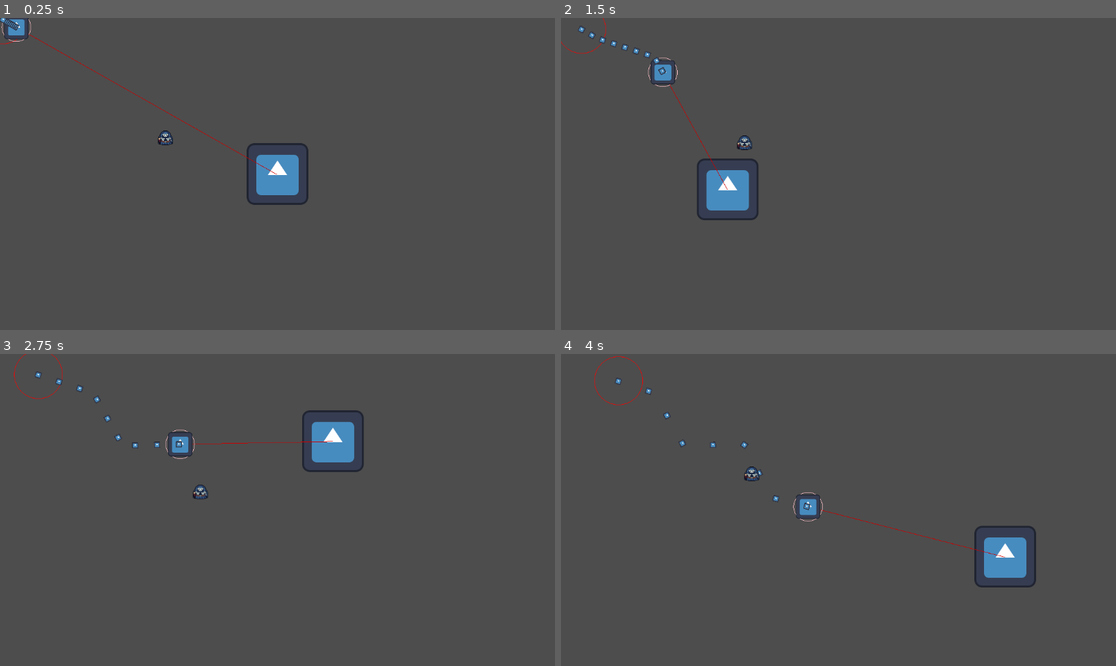
Above: before the commit, frames 1-4 (two rows, left to right).
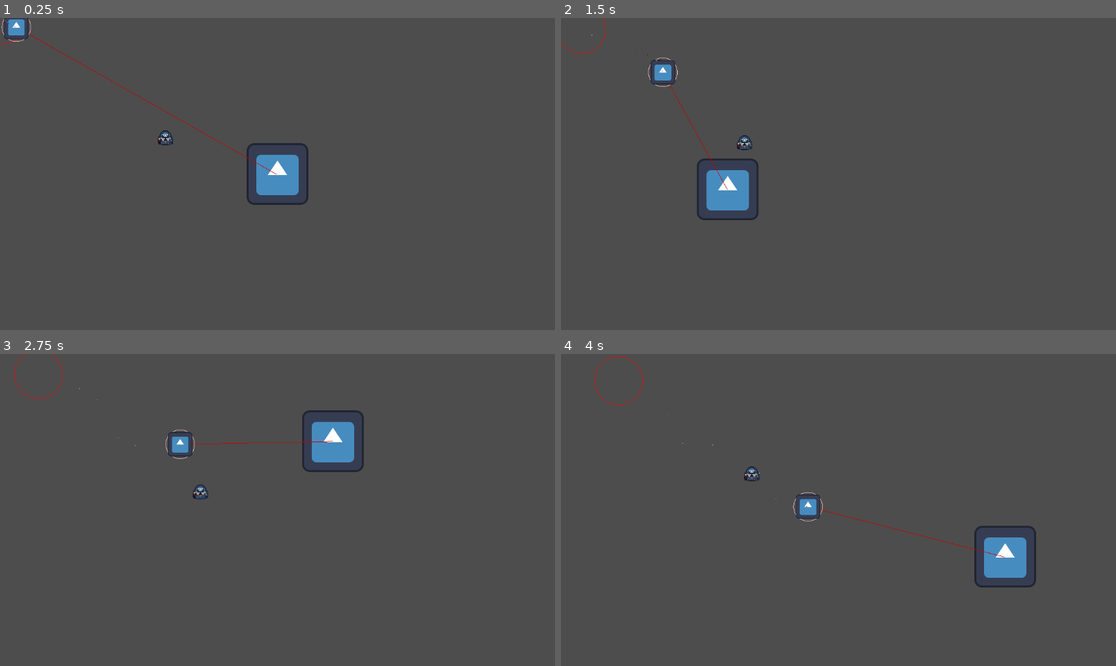
Above: after the commit, the same moments.

Repository: iris-nkhn/Mini-Jam-208
Game: Godot game, scene res://scenes/root.tscn
The game is run twice, just before and just after one commit, with the same random seed, the same clock (stepped at 60 frames per second) and the same inputs. The engine's default icon, where the game draws it, is replaced by a stand-in: a white triangle on a blue panel in a dark square.
Inputs (mouse positions are in pixels of both pictures, inside the frame that each line leads up to):
- Up to frame 1 (0.25 s): no input
- Up to frame 2 (1.5 s): move the mouse to (960, 158) at 0.52 s; hold D (Right) 0.53-1.28 s; move the mouse to (727, 189) at 1.27 s; hold S (Down) from 1.28 s (still down)
- Up to frame 3 (2.75 s): move the mouse to (333, 441) at 2.02 s; release S (Down) at 2.03 s; hold D (Right) from 2.03 s (still down)
- Up to frame 4 (4 s): move the mouse to (810, 572) at 2.77 s; release D (Right) at 2.78 s; hold W (Up) 2.78-3.53 s; move the mouse to (1005, 556) at 3.52 s; hold A (Left) from 3.53 s (still down)

The runs differ from the first frame. In frame 1, less than 0.1% of the frame differs, in the area x 0-4%, y 0-5%; in frame 2, 0.1%, in the area x 3-19%, y 2-19%; in frame 3, 0.1%; in frame 4, 0.1%.

Commit message:
Cambio de spritesheets, añadido AnimationPlayer con su AnimationTree

Diff:
--- a/scenes/follower/follower_1.tscn
+++ b/scenes/follower/follower_1.tscn
@@ -1,7 +1,346 @@
 [gd_scene format=3 uid="uid://c3a7ai6m6vb70"]
 
+[ext_resource type="Texture2D" uid="uid://d0rurjs1si8ow" path="res://assets/characters/skelly_spritesheet.png" id="1_b5sj2"]
 [ext_resource type="Script" uid="uid://bmulpyo3hugri" path="res://scenes/follower/area_2d.gd" id="2_b5sj2"]
-[ext_resource type="Texture2D" uid="uid://bfkdovg11bbud" path="res://icon.svg" id="3_bhxwe"]
+
+[sub_resource type="Animation" id="Animation_bhxwe"]
+length = 0.001
+tracks/0/type = "value"
+tracks/0/imported = false
+tracks/0/enabled = true
+tracks/0/path = NodePath(".:frame")
+tracks/0/interp = 1
+tracks/0/loop_wrap = true
+tracks/0/keys = {
+"times": PackedFloat32Array(0),
+"transitions": PackedFloat32Array(1),
+"update": 1,
+"values": [4]
+}
+
+[sub_resource type="Animation" id="Animation_846ri"]
+resource_name = "attack_down"
+length = 0.5
+loop_mode = 1
+step = 0.125
+tracks/0/type = "value"
+tracks/0/imported = false
+tracks/0/enabled = true
+tracks/0/path = NodePath(".:frame")
+tracks/0/interp = 1
+tracks/0/loop_wrap = true
+tracks/0/keys = {
+"times": PackedFloat32Array(0, 0.125, 0.25, 0.375),
+"transitions": PackedFloat32Array(1, 1, 1, 1),
+"update": 1,
+"values": [8, 9, 10, 11]
+}
+
+[sub_resource type="Animation" id="Animation_r7tts"]
+resource_name = "attack_left"
+length = 0.5
+loop_mode = 1
+step = 0.125
+tracks/0/type = "value"
+tracks/0/imported = false
+tracks/0/enabled = true
+tracks/0/path = NodePath(".:frame")
+tracks/0/interp = 1
+tracks/0/loop_wrap = true
+tracks/0/keys = {
+"times": PackedFloat32Array(0, 0.125, 0.25, 0.375),
+"transitions": PackedFloat32Array(1, 1, 1, 1),
+"update": 1,
+"values": [44, 45, 46, 47]
+}
+
+[sub_resource type="Animation" id="Animation_w0ujl"]
+resource_name = "attack_right"
+length = 0.5
+loop_mode = 1
+step = 0.125
+tracks/0/type = "value"
+tracks/0/imported = false
+tracks/0/enabled = true
+tracks/0/path = NodePath(".:frame")
+tracks/0/interp = 1
+tracks/0/loop_wrap = true
+tracks/0/keys = {
+"times": PackedFloat32Array(0, 0.125, 0.25, 0.375),
+"transitions": PackedFloat32Array(1, 1, 1, 1),
+"update": 1,
+"values": [32, 33, 34, 35]
+}
+
+[sub_resource type="Animation" id="Animation_kingy"]
+resource_name = "attack_up"
+length = 0.5
+loop_mode = 1
+step = 0.125
+tracks/0/type = "value"
+tracks/0/imported = false
+tracks/0/enabled = true
+tracks/0/path = NodePath(".:frame")
+tracks/0/interp = 1
+tracks/0/loop_wrap = true
+tracks/0/keys = {
+"times": PackedFloat32Array(0, 0.125, 0.25, 0.375),
+"transitions": PackedFloat32Array(1, 1, 1, 1),
+"update": 1,
+"values": [20, 21, 22, 23]
+}
+
+[sub_resource type="Animation" id="Animation_1g2dq"]
+resource_name = "idle_down"
+length = 0.5
+loop_mode = 1
+step = 0.125
+tracks/0/type = "value"
+tracks/0/imported = false
+tracks/0/enabled = true
+tracks/0/path = NodePath(".:frame")
+tracks/0/interp = 1
+tracks/0/loop_wrap = true
+tracks/0/keys = {
+"times": PackedFloat32Array(0, 0.125, 0.25, 0.375),
+"transitions": PackedFloat32Array(1, 1, 1, 1),
+"update": 1,
+"values": [0, 1, 2, 3]
+}
+
+[sub_resource type="Animation" id="Animation_8h68o"]
+resource_name = "idle_left"
+length = 0.5
+loop_mode = 1
+step = 0.125
+tracks/0/type = "value"
+tracks/0/imported = false
+tracks/0/enabled = true
+tracks/0/path = NodePath(".:frame")
+tracks/0/interp = 1
+tracks/0/loop_wrap = true
+tracks/0/keys = {
+"times": PackedFloat32Array(0, 0.125, 0.25, 0.375),
+"transitions": PackedFloat32Array(1, 1, 1, 1),
+"update": 1,
+"values": [36, 37, 38, 39]
+}
+
+[sub_resource type="Animation" id="Animation_urpi5"]
+resource_name = "idle_right"
+length = 0.5
+loop_mode = 1
+step = 0.125
+tracks/0/type = "value"
+tracks/0/imported = false
+tracks/0/enabled = true
+tracks/0/path = NodePath(".:frame")
+tracks/0/interp = 1
+tracks/0/loop_wrap = true
+tracks/0/keys = {
+"times": PackedFloat32Array(0, 0.125, 0.25, 0.375),
+"transitions": PackedFloat32Array(1, 1, 1, 1),
+"update": 1,
+"values": [24, 25, 26, 27]
+}
+
+[sub_resource type="Animation" id="Animation_wuu37"]
+resource_name = "idle_up"
+length = 0.5
+loop_mode = 1
+step = 0.125
+tracks/0/type = "value"
+tracks/0/imported = false
+tracks/0/enabled = true
+tracks/0/path = NodePath(".:frame")
+tracks/0/interp = 1
+tracks/0/loop_wrap = true
+tracks/0/keys = {
+"times": PackedFloat32Array(0, 0.125, 0.25, 0.375),
+"transitions": PackedFloat32Array(1, 1, 1, 1),
+"update": 1,
+"values": [12, 13, 14, 15]
+}
+
+[sub_resource type="Animation" id="Animation_6mebn"]
+resource_name = "move_down"
+length = 0.5
+loop_mode = 1
+step = 0.125
+tracks/0/type = "value"
+tracks/0/imported = false
+tracks/0/enabled = true
+tracks/0/path = NodePath(".:frame")
+tracks/0/interp = 1
+tracks/0/loop_wrap = true
+tracks/0/keys = {
+"times": PackedFloat32Array(0, 0.125, 0.25, 0.375),
+"transitions": PackedFloat32Array(1, 1, 1, 1),
+"update": 1,
+"values": [4, 5, 6, 7]
+}
+
+[sub_resource type="Animation" id="Animation_i5eeg"]
+resource_name = "move_left"
+length = 0.5
+loop_mode = 1
+step = 0.125
+tracks/0/type = "value"
+tracks/0/imported = false
+tracks/0/enabled = true
+tracks/0/path = NodePath(".:frame")
+tracks/0/interp = 1
+tracks/0/loop_wrap = true
+tracks/0/keys = {
+"times": PackedFloat32Array(0, 0.125, 0.25, 0.375),
+"transitions": PackedFloat32Array(1, 1, 1, 1),
+"update": 1,
+"values": [40, 41, 42, 43]
+}
+
+[sub_resource type="Animation" id="Animation_um1n7"]
+resource_name = "move_right"
+length = 0.5
+loop_mode = 1
+step = 0.125
+tracks/0/type = "value"
+tracks/0/imported = false
+tracks/0/enabled = true
+tracks/0/path = NodePath(".:frame")
+tracks/0/interp = 1
+tracks/0/loop_wrap = true
+tracks/0/keys = {
+"times": PackedFloat32Array(0, 0.125, 0.25, 0.375),
+"transitions": PackedFloat32Array(1, 1, 1, 1),
+"update": 1,
+"values": [28, 29, 30, 31]
+}
+
+[sub_resource type="Animation" id="Animation_876y2"]
+resource_name = "move_up"
+length = 0.5
+loop_mode = 1
+step = 0.125
+tracks/0/type = "value"
+tracks/0/imported = false
+tracks/0/enabled = true
+tracks/0/path = NodePath(".:frame")
+tracks/0/interp = 1
+tracks/0/loop_wrap = true
+tracks/0/keys = {
+"times": PackedFloat32Array(0, 0.125, 0.25, 0.375),
+"transitions": PackedFloat32Array(1, 1, 1, 1),
+"update": 1,
+"values": [16, 17, 18, 19]
+}
+
+[sub_resource type="AnimationLibrary" id="AnimationLibrary_sg5ns"]
+_data = {
+&"RESET": SubResource("Animation_bhxwe"),
+&"attack_down": SubResource("Animation_846ri"),
+&"attack_left": SubResource("Animation_r7tts"),
+&"attack_right": SubResource("Animation_w0ujl"),
+&"attack_up": SubResource("Animation_kingy"),
+&"idle_down": SubResource("Animation_1g2dq"),
+&"idle_left": SubResource("Animation_8h68o"),
+&"idle_right": SubResource("Animation_urpi5"),
+&"idle_up": SubResource("Animation_wuu37"),
+&"move_down": SubResource("Animation_6mebn"),
+&"move_left": SubResource("Animation_i5eeg"),
+&"move_right": SubResource("Animation_um1n7"),
+&"move_up": SubResource("Animation_876y2")
+}
+
+[sub_resource type="AnimationNodeAnimation" id="AnimationNodeAnimation_cy5kf"]
+animation = &"attack_up"
+
+[sub_resource type="AnimationNodeAnimation" id="AnimationNodeAnimation_6npss"]
+animation = &"attack_down"
+
+[sub_resource type="AnimationNodeAnimation" id="AnimationNodeAnimation_c0vms"]
+animation = &"attack_left"
+
+[sub_resource type="AnimationNodeAnimation" id="AnimationNodeAnimation_2e03a"]
+animation = &"attack_right"
+
+[sub_resource type="AnimationNodeBlendSpace2D" id="AnimationNodeBlendSpace2D_kxqf4"]
+blend_point_0/node = SubResource("AnimationNodeAnimation_cy5kf")
+blend_point_0/pos = Vector2(0, 1)
+blend_point_1/node = SubResource("AnimationNodeAnimation_6npss")
+blend_point_1/pos = Vector2(0, -1)
+blend_point_2/node = SubResource("AnimationNodeAnimation_c0vms")
+blend_point_2/pos = Vector2(-1, 0)
+blend_point_3/node = SubResource("AnimationNodeAnimation_2e03a")
+blend_point_3/pos = Vector2(1, 0)
+
+[sub_resource type="AnimationNodeAnimation" id="AnimationNodeAnimation_yeq3s"]
+animation = &"idle_down"
+
+[sub_resource type="AnimationNodeAnimation" id="AnimationNodeAnimation_g3eyf"]
+animation = &"idle_up"
+
+[sub_resource type="AnimationNodeAnimation" id="AnimationNodeAnimation_wllag"]
+animation = &"idle_left"
+
+[sub_resource type="AnimationNodeAnimation" id="AnimationNodeAnimation_625jn"]
+animation = &"idle_right"
+
+[sub_resource type="AnimationNodeBlendSpace2D" id="AnimationNodeBlendSpace2D_y6tfh"]
+blend_point_0/node = SubResource("AnimationNodeAnimation_yeq3s")
+blend_point_0/pos = Vector2(0, -1)
+blend_point_1/node = SubResource("AnimationNodeAnimation_g3eyf")
+blend_point_1/pos = Vector2(0, 1)
+blend_point_2/node = SubResource("AnimationNodeAnimation_wllag")
+blend_point_2/pos = Vector2(-1, 0)
+blend_point_3/node = SubResource("AnimationNodeAnimation_625jn")
+blend_point_3/pos = Vector2(1, 0)
+
+[sub_resource type="AnimationNodeAnimation" id="AnimationNodeAnimation_2qxgb"]
+animation = &"move_down"
+
+[sub_resource type="AnimationNodeAnimation" id="AnimationNodeAnimation_g0wa8"]
+animation = &"move_up"
+
+[sub_resource type="AnimationNodeAnimation" id="AnimationNodeAnimation_6gvfc"]
+animation = &"move_left"
+
+[sub_resource type="AnimationNodeAnimation" id="AnimationNodeAnimation_vqodk"]
+animation = &"move_right"
+
+[sub_resource type="AnimationNodeBlendSpace2D" id="AnimationNodeBlendSpace2D_v7p8g"]
+blend_point_0/node = SubResource("AnimationNodeAnimation_2qxgb")
+blend_point_0/pos = Vector2(0, -1)
+blend_point_1/node = SubResource("AnimationNodeAnimation_g0wa8")
+blend_point_1/pos = Vector2(0, 1)
+blend_point_2/node = SubResource("AnimationNodeAnimation_6gvfc")
+blend_point_2/pos = Vector2(-1, 0)
+blend_point_3/node = SubResource("AnimationNodeAnimation_vqodk")
+blend_point_3/pos = Vector2(1, 0)
+
+[sub_resource type="AnimationNodeStateMachineTransition" id="AnimationNodeStateMachineTransition_wtktj"]
+advance_mode = 2
+
+[sub_resource type="AnimationNodeStateMachineTransition" id="AnimationNodeStateMachineTransition_y86m2"]
+
+[sub_resource type="AnimationNodeStateMachineTransition" id="AnimationNodeStateMachineTransition_2empm"]
+
+[sub_resource type="AnimationNodeStateMachineTransition" id="AnimationNodeStateMachineTransition_lkbbp"]
+
+[sub_resource type="AnimationNodeStateMachineTransition" id="AnimationNodeStateMachineTransition_u440e"]
+
+[sub_resource type="AnimationNodeStateMachineTransition" id="AnimationNodeStateMachineTransition_r77ds"]
+
+[sub_resource type="AnimationNodeStateMachineTransition" id="AnimationNodeStateMachineTransition_63fyf"]
+
+[sub_resource type="AnimationNodeStateMachine" id="AnimationNodeStateMachine_p55rb"]
+states/Start/position = Vector2(197, 97)
+states/attack_blend_space/node = SubResource("AnimationNodeBlendSpace2D_kxqf4")
+states/attack_blend_space/position = Vector2(524, 40)
+states/idle_blend_space/node = SubResource("AnimationNodeBlendSpace2D_y6tfh")
+states/idle_blend_space/position = Vector2(378, 164)
+states/move_blend_space/node = SubResource("AnimationNodeBlendSpace2D_v7p8g")
+states/move_blend_space/position = Vector2(664, 164)
+transitions = ["Start", "idle_blend_space", SubResource("AnimationNodeStateMachineTransition_wtktj"), "idle_blend_space", "move_blend_space", SubResource("AnimationNodeStateMachineTransition_y86m2"), "move_blend_space", "idle_blend_space", SubResource("AnimationNodeStateMachineTransition_2empm"), "move_blend_space", "attack_blend_space", SubResource("AnimationNodeStateMachineTransition_lkbbp"), "attack_blend_space", "move_blend_space", SubResource("AnimationNodeStateMachineTransition_u440e"), "attack_blend_space", "idle_blend_space", SubResource("AnimationNodeStateMachineTransition_r77ds"), "idle_blend_space", "attack_blend_space", SubResource("AnimationNodeStateMachineTransition_63fyf")]
 
 [sub_resource type="CircleShape2D" id="CircleShape2D_s2ble"]
 radius = 20.0
@@ -11,7 +350,20 @@
 
 [node name="Sprite2D" type="Sprite2D" parent="." unique_id=1435422461]
 scale = Vector2(0.1, 0.1)
-texture = ExtResource("3_bhxwe")
+texture = ExtResource("1_b5sj2")
+hframes = 12
+vframes = 4
+frame = 4
+
+[node name="CharacterAnimationPlayer" type="AnimationPlayer" parent="Sprite2D" unique_id=985275758]
+libraries/ = SubResource("AnimationLibrary_sg5ns")
+
+[node name="CharacterAnimationTree" type="AnimationTree" parent="Sprite2D" unique_id=1950255374]
+tree_root = SubResource("AnimationNodeStateMachine_p55rb")
+anim_player = NodePath("../AnimationPlayer")
+parameters/attack_blend_space/blend_position = Vector2(0, 0)
+parameters/idle_blend_space/blend_position = Vector2(-0.0008110404, 0)
+parameters/move_blend_space/blend_position = Vector2(0, 0)
 
 [node name="Area2D" type="Area2D" parent="." unique_id=1529005253]
 script = ExtResource("2_b5sj2")
Binary file changed: assets/characters/knight_archer_spritesheet.png
Binary file changed: assets/characters/knight_halberd_spritesheet.png
Binary file changed: assets/characters/knight_sword_spritesheet.png
Binary file changed: assets/characters/necrolord_spritesheet.png
Binary file changed: assets/characters/skelly_spritesheet.png
